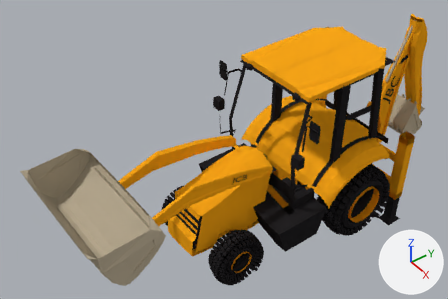
A saved change to the Blender file Models/Vehicles/Land/BackHoeLoader/JCBMidiCXBackhoeLoader2014.blend.
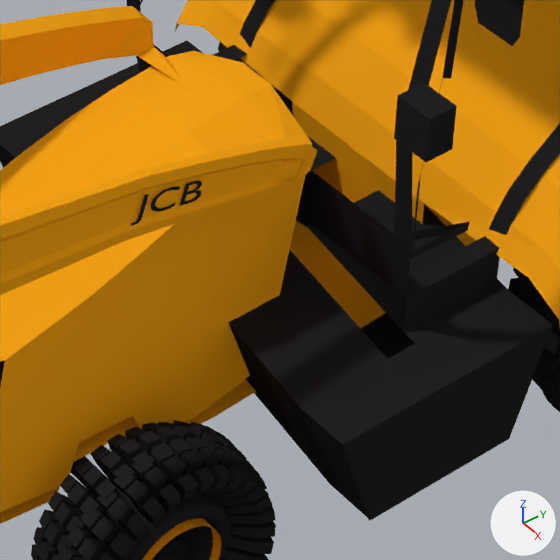
There are two pictures of each version: one whole from a camera (50 mm lens) standing at (18.07, -17.27, 19.04) and looking at (-1.82, -2.39, -0.08), one close up on the part from 45% to 73% of the width and 45% to 87% of the height. The axes (+X, +Y, +Z) are drawn at lower right. The lights are the same throughout.

In view in the first close-up: 'Body', 'CabFrame', 'FrontWheelAxis', 'LeftBackTire', 'LeftFrontTire', 'leftFrontRim', 'loaderLiftArm'.
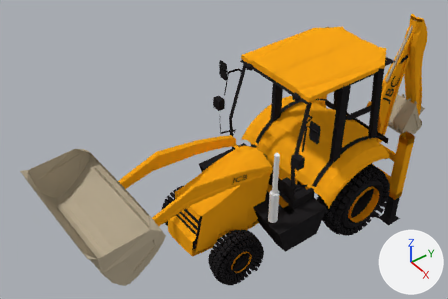
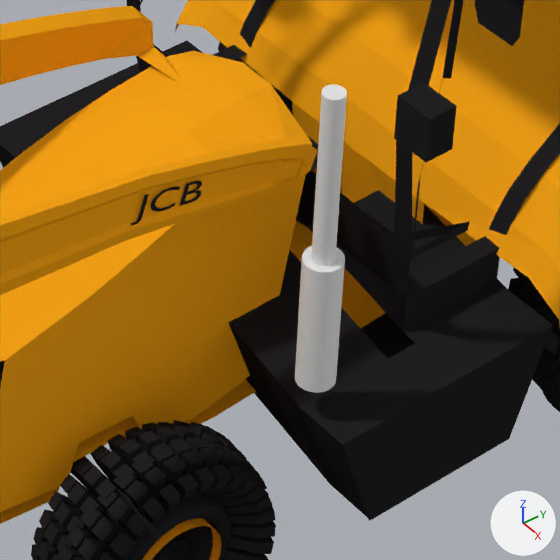
Commit message: left with the blues in my heart ...

Location of each change, [x1, y1, x2, y2] in pixels of the close-ups (560 x 560 px):
```json
{"object": "leftLiftPystonHouse", "change": "added", "after": [295, 246, 345, 393]}
{"object": "leftLiftPystonRod", "change": "added", "after": [311, 84, 347, 266]}
```

Scene script edits in JSON lines:
```json
{"op": "add", "block": "me_cylinder_010", "code": ["me_cylinder_010 = bpy.data.meshes.new('Cylinder.010')", "me_cylinder_010.from_pydata(...)  # a 32-sided cylinder along z spanning x -1.75..0.25, y -0.35..1.65, z 0.04..2.04"]}
{"op": "add", "block": "me_cylinder_014", "code": ["me_cylinder_014 = bpy.data.meshes.new('Cylinder.014')", "me_cylinder_014.from_pydata(...)  # 64 vertices, 34 faces; spans x -1.93..0.07, y -1.35..0.65, z -2.02..-0.02"]}
{"op": "add", "block": "ob_leftliftpystonhouse", "code": ["ob_leftliftpystonhouse = bpy.data.objects.new('leftLiftPystonHouse', me_cylinder_010)", "ob_leftliftpystonhouse.parent = ob_jcbbackhoe", "ob_leftliftpystonhouse.matrix_parent_inverse = Matrix(((1.0, 0.0, 0.0, 0.0682), (0.0, 1.0, 0.0, -1.49), (0.0, 0.0, 1.0, -0.386), (0.0, 0.0, 0.0, 1.0)))", "ob_leftliftpystonhouse.location = (2.815, -3.033, -1.249)", "ob_leftliftpystonhouse.scale = (0.219, 0.219, 0.844)"]}
{"op": "add", "block": "ob_leftliftpystonrod", "code": ["ob_leftliftpystonrod = bpy.data.objects.new('leftLiftPystonRod', me_cylinder_014)", "ob_leftliftpystonrod.parent = ob_jcbbackhoe", "ob_leftliftpystonrod.matrix_parent_inverse = Matrix(((1.0, 0.0, 0.0, 0.0682), (0.0, 1.0, 0.0, -1.49), (0.0, 0.0, 1.0, -0.386), (0.0, 0.0, 0.0, 1.0)))", "ob_leftliftpystonrod.location = (2.765, -2.847, 2.634)", "ob_leftliftpystonrod.scale = (0.123, 0.123, 1.2)"]}
```
